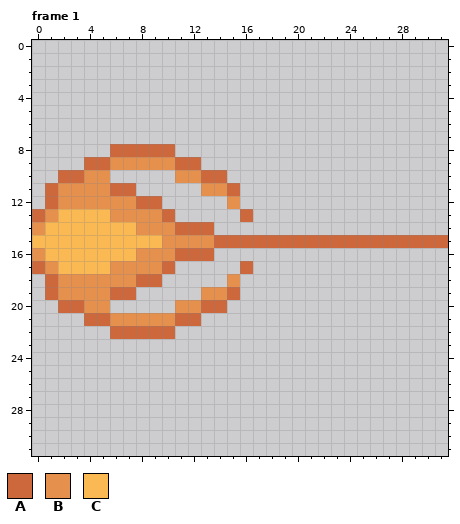
Pixel-art file -- graphics/wall_splat_effect.aseprite. Above, as it was before the edit.
32x32 pixels, 8 frames. Shown: frame 1. The commit also changed other frames, which this record leaves out.
Palette (. is transparent): A #cd683d  B #e6904e  C #fbb954
Pixels before, frame 1, first column x 0:
 8 ......AAAAA.....................
 9 ....AABBBBBAA...................
10 ..AABB.....BBAA.................
11 .ABBBBAA.....BBA................
12 .ABBBBBBAA.....B................
13 ABCCCCBBBBA.....A...............
14 BCCCCCCCBBBAAA..................
15 CCCCCCCCCCBBBBAAAAAAAAAAAAAAAAAA
16 BCCCCCCCBBBAAA..................
17 ABCCCCBBBBA.....A...............
18 .ABBBBBBAA.....B................
19 .ABBBBAA.....BBA................
20 ..AABB.....BBAA.................
21 ....AABBBBBAA...................
22 ......AAAAA.....................
The result:
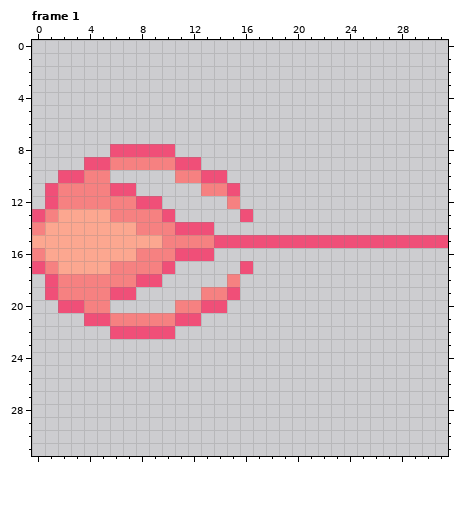
The edit:
colour A: #cd683d -> #f04f78
colour B: #e6904e -> #f68181
colour C: #fbb954 -> #fca790
Where, in picture pixels (left, top, right, bottom), the same in both pictures:
changed: (32, 144, 448, 339)
